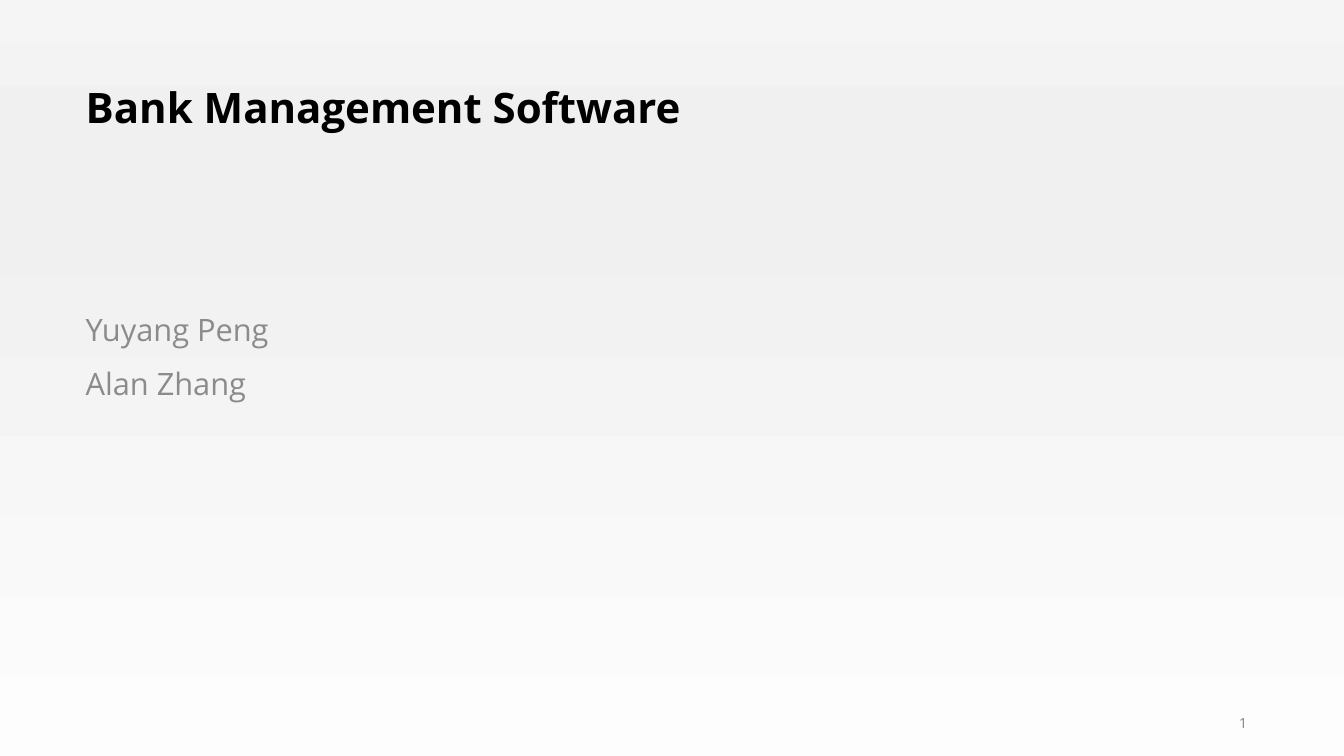
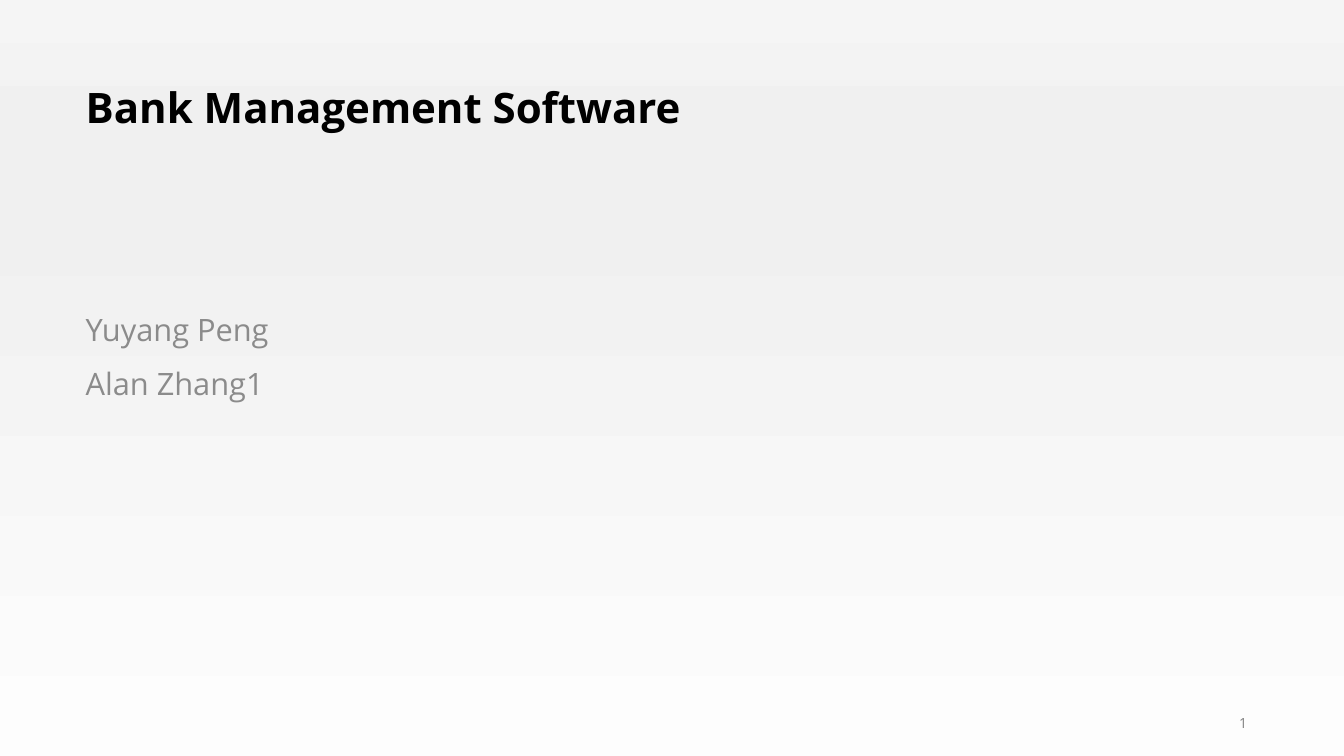
Before and after one commit to pengyuyang-315/Banking-Management, a slide deck: slide 1 of Presentation Template.pptx. Drawn at 1344x756 pixels with LibreOffice and Linux fonts; fonts in the diff are those of the drawing. Boxes give left, top, right and bottom in pixels: in the first picture for what was removed or moved away, otherwise in the second. Text is boxed around its words. In the diff, an @@ line names an element or a change of style, - is before the commit and + after.

```diff
--- a/Presentation Template.pptx
+++ b/Presentation Template.pptx
@@ subtitle at box(86, 371, 264, 403): text changed @@
-Alan Zhang
+Alan Zhang1
```
